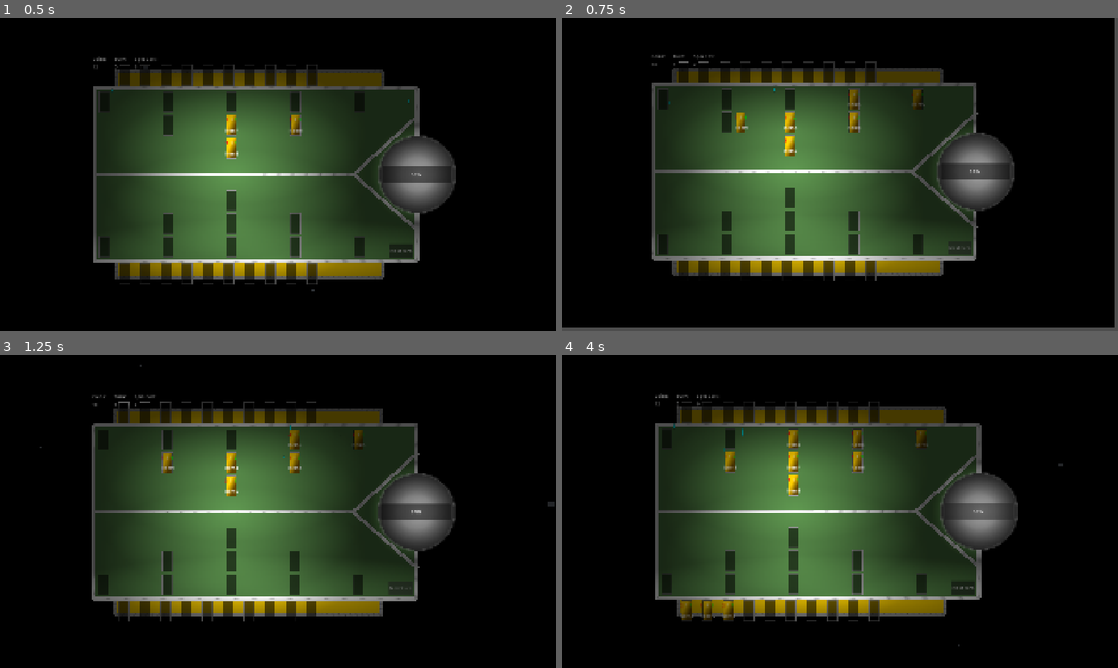
Above: before the commit, frames 1-4 (two rows, left to right).
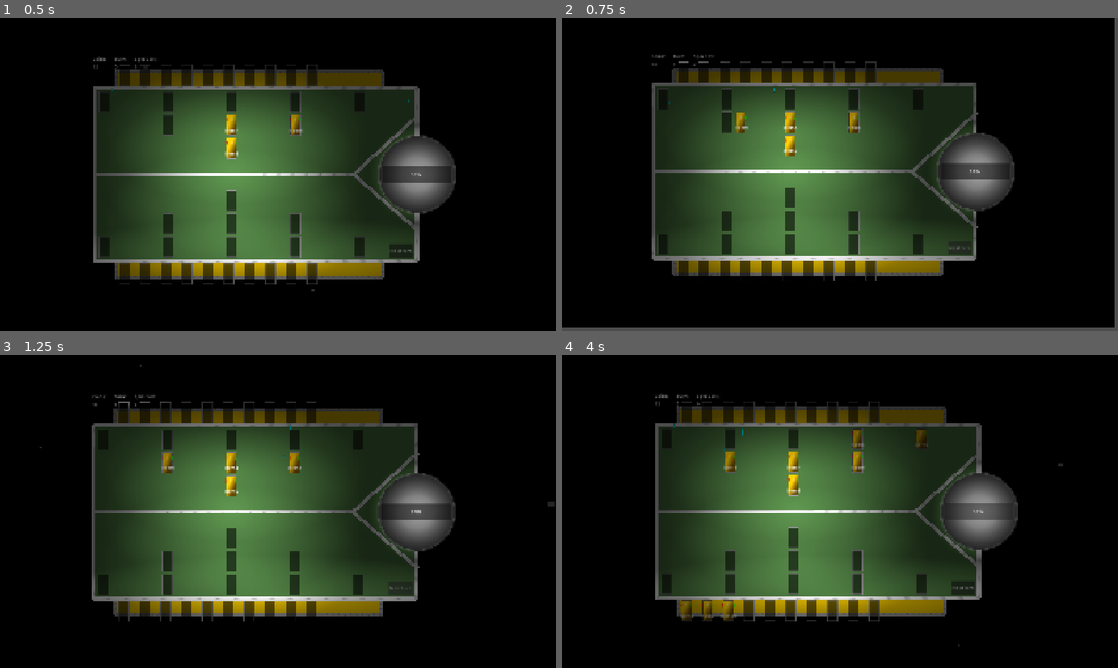
Above: after the commit, the same moments.

Repository: ArmanKianian/Untitled
Game: Godot game, scene res://scenes/game.tscn
Two runs of this game, one before a commit and one after it. Both use one fixed random seed, a clock stepped at 60 frames per second and the inputs below.
Inputs:
- Up to frame 1 (0.5 s): no input
- Up to frame 2 (0.75 s): click "Next turn" at 0.5 s
- Up to frame 3 (1.25 s): no input
- Up to frame 4 (4 s): click "Next turn" at 1.25 s; click "SPIN" at 2 s; click "SPIN" at 2.75 s; click "SPIN" at 3.5 s

Frame 1 is identical in both runs. In frame 2, 0.2% of the frame differs, in the area x 51-66%, y 22-30%; in frame 3, 0.2%, in the area x 51-66%, y 24-31%; in frame 4, 0.2%.

Commit message:
Game Update
Now game is f playable, each card attacks the card in the same position card of enemy, i'll update the logic, but let's be happy, it's playble.

Diff:
--- a/scripts/card.gd
+++ b/scripts/card.gd
@@ -49,10 +49,6 @@
 
 func _ready() -> void:
 	card_pick.play()
-	Health.text = str(health)
-	Damage.text = str(damage)
-	Level.text = str(level)
-	Type.text = str(type)
 	# Connect every slot area signals for knowing when card is inside slot
 	for area in inventory.get_children():
 		area.mouse_entered.connect(_on_mouse_entered.bind(area))
@@ -67,6 +63,10 @@
 	add_card_to_inventory()
 
 func _process(delta: float) -> void:
+	Health.text = str(health)
+	Damage.text = str(damage)
+	Level.text = str(level)
+	Type.text = str(type)
 	if card.get_rect().has_point(get_local_mouse_position()) and is_dragged == false and inventory ==  player_inventory:
 		rotation_degrees = -5
 	else:
@@ -126,7 +126,8 @@
 					camera.screen_shake(8, 0.1)
 					current_area.item.queue_free()
 					place_card()
-					Level.text = str(int(Level.text) + 1)
+					level += 1
+					# Level.text = str(int(Level.text) + 1)
 				# level and types are different
 				else:
 					future_position = start_area.position
--- a/scripts/game.gd
+++ b/scripts/game.gd
@@ -27,10 +27,10 @@
 var enemy_spin_cost = 3
 
 func _ready() -> void:
-	enemy_move()
 	enemy_coin = start_coin
 	enemy_spin_cost = turn_spin_cost
 	coin.text = str(start_coin)
+	enemy_move()
 
 func _on_end_turn_button_pressed() -> void:
 	camera.screen_shake(50, 0.5)
@@ -39,6 +39,7 @@
 	coin.text = str(int(coin.text) + turn_coin_gain)
 
 	enemy_move()
+	check_win()
 
 func _on_spin_button_pressed() -> void:
 	camera.screen_shake(8, 0.2)
@@ -94,3 +95,18 @@
 					choice.future_position = choice.current_area.position
 					choice.current_area.item = choice
 					break
+
+func check_win():
+	var enemy_slots = enemy_square.get_children()
+	var player_slots = player_square.get_children()
+	for i in range(enemy_slots.size()):
+		if enemy_slots[i].item:
+			if player_slots[i].item:
+				player_slots[i].item.health -= enemy_slots[i].item.damage
+				enemy_slots[i].item.health -= player_slots[i].item.damage
+				if enemy_slots[i].item.health <= 0:
+					enemy_slots[i].item.queue_free()
+					enemy_slots[i].item = null
+				if player_slots[i].item.health <= 0:
+					player_slots[i].item.queue_free()
+					player_slots[i].item = null
